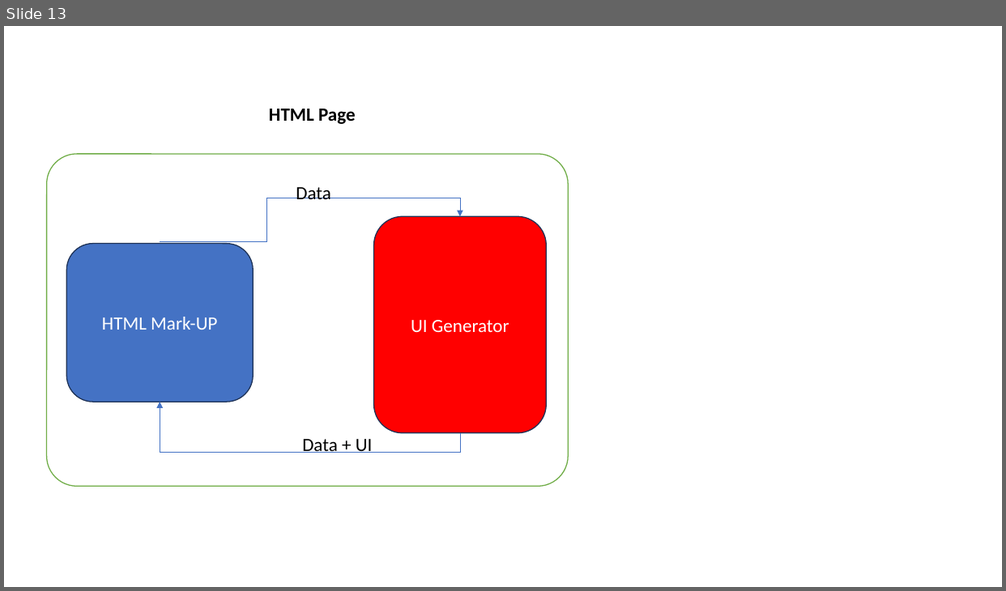
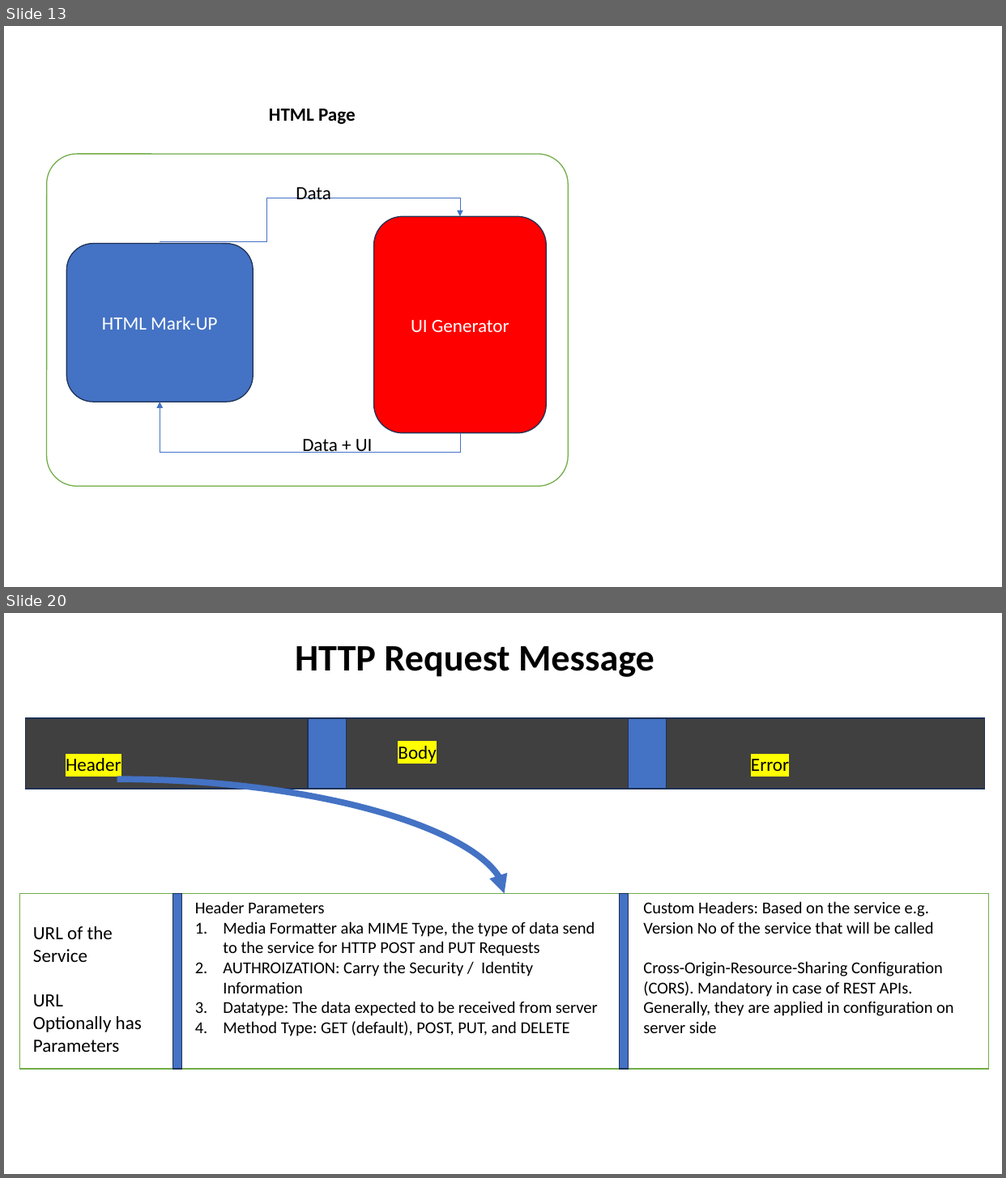
Before and after one commit to maheshsabnis/ugam, a slide deck: Training_Presentetions.pptx. Shown one above the other, each under a label of ours: slide 13 before the commit, slides 13 and 20 after it; the slides between them are not shown. The pictures are 1006x591 and 1006x1178 pixels, drawn with LibreOffice and Linux fonts; fonts in the diff are those of the drawing. Boxes give left, top, right and bottom in pixels: in the first picture for what was removed or moved away, otherwise in the second. Text is boxed around its words. In the diff, an @@ line names an element or a change of style, - is before the commit and + after.

```diff
--- a/Training_Presentetions.pptx
+++ b/Training_Presentetions.pptx
@@ slide 20 added at (4, 613, 1002, 1174), background #FFFFFF @@
@@ text added at (295, 646, 654, 677), 36 pt, text #000000, bold @@
+HTTP Request Message
@@ rectangle added at (26, 718, 985, 789), fill #404040, outline #1E3256 1 pt @@
@@ rectangle added at (308, 718, 346, 789), fill #4472C4, outline #1E3256 1 pt @@
@@ rectangle added at (629, 718, 667, 789), fill #4472C4, outline #1E3256 1 pt @@
@@ text added at (66, 758, 121, 777), 18 pt, text #000000 @@
+Header
@@ text added at (398, 746, 436, 762), 18 pt, text #000000 @@
+Body
@@ curved arrow added from (117, 779) to (504, 894), #4472C4 6 pt @@
@@ text added at (751, 759, 789, 771), 18 pt, text #000000 @@
+Error
@@ rectangle added at (19, 894, 989, 1069), fill #FFFFFF, outline #70AD47 1 pt @@
@@ rectangle added at (173, 894, 182, 1069), fill #4472C4, outline #1E3256 1 pt @@
@@ text added at (195, 901, 598, 1037), 16 pt, text #000000 @@
+Header Parameters
+1. Media Formatter aka MIME Type, the type of data send to the service for HTTP POST and PUT Requests
+2. AUTHROIZATION: Carry the Security / Identity Information
+3. Datatype: The data expected to be received from server
+4. Method Type: GET (default), POST, PUT, and DELETE
@@ rectangle added at (620, 894, 629, 1069), fill #4472C4, outline #1E3256 1 pt @@
@@ text added at (643, 901, 954, 1033), 16 pt, text #000000 @@
+Custom Headers: Based on the service e.g. Version No of the service that will be called
+Cross-Origin-Resource-Sharing Configuration (CORS). Mandatory in case of REST APIs. Generally, they are applied in configuration on server side
@@ text added at (33, 926, 142, 1052), 18 pt, text #000000 @@
+URL of the Service
+URL Optionally has Parameters
```
Also in this commit, not shown: 6 other slides added, 7 other files.
